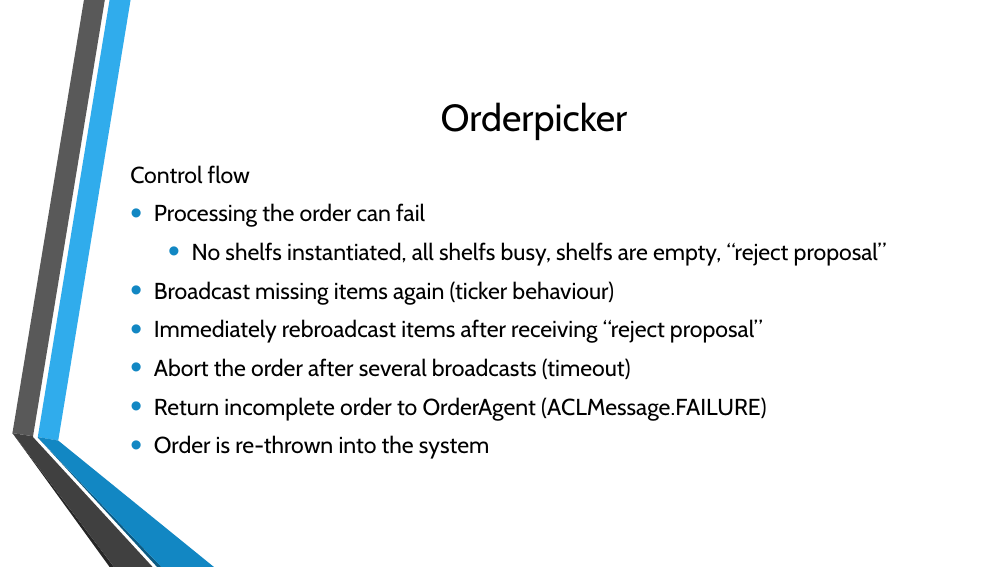
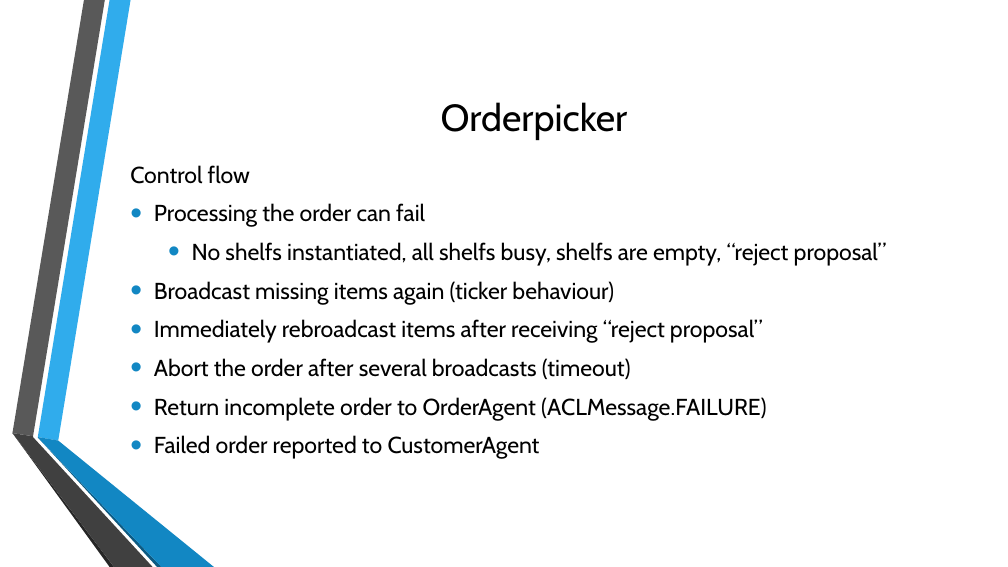
Before and after one commit to autarchprinceps/Multiagent-Warehouse, a slide deck: slide 8 of Documentation/Präsentation.pptx. Drawn at 1008x567 pixels with LibreOffice and Linux fonts; fonts in the diff are those of the drawing; background and template pictures are left out. Boxes give left, top, right and bottom in pixels: in the first picture for what was removed or moved away, otherwise in the second. Text is boxed around its words. In the diff, an @@ line names an element or a change of style, - is before the commit and + after.

```diff
--- a/Documentation/Präsentation.pptx
+++ b/Documentation/Präsentation.pptx
@@ text at (154, 435, 540, 459): text changed @@
-• Order is re-thrown into the system
+• Failed order reported to CustomerAgent
```
Also in this commit, not shown: 1 other file.
